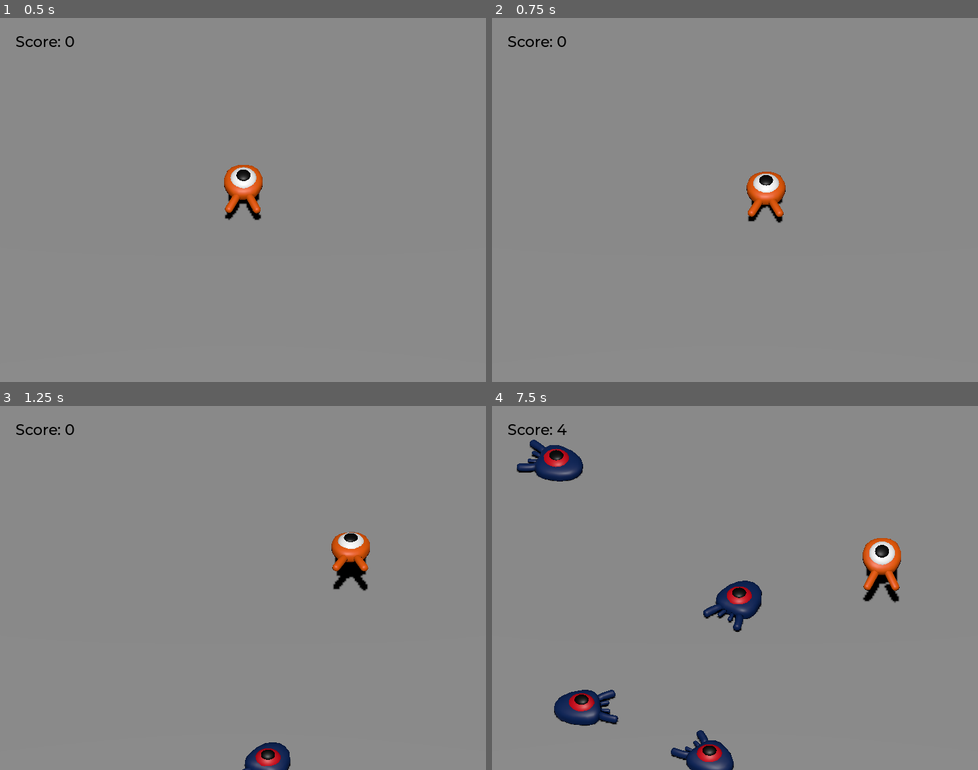
Above: before the commit, frames 1-4 (two rows, left to right).
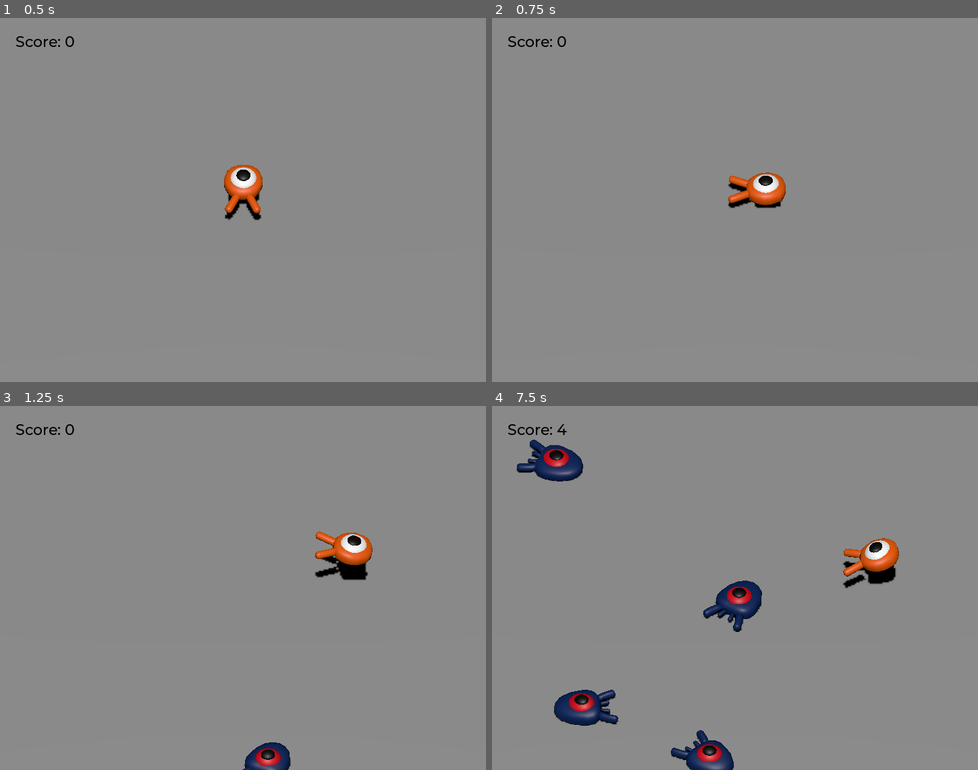
Above: after the commit, the same moments.

Repository: nhne/godot-sample
Game: Godot game, scene res://main.tscn
The game is run twice, just before and just after one commit, with the same random seed, the same clock (stepped at 60 frames per second) and the same inputs.
Inputs:
- Up to frame 1 (0.5 s): no input
- Up to frame 2 (0.75 s): tap Enter (ui_accept) at 0.5 s; hold D (move_right) from 0.53 s (still down)
- Up to frame 3 (1.25 s): keep holding D (move_right); tap Space (jump) at 0.77 s
- Up to frame 4 (7.5 s): release D (move_right) at 1.28 s; hold S (move_back) 1.28-2.03 s; tap Space (jump) at 1.52, 3.02, 3.77, 4.52, 6.02, 6.77 s; hold D (move_right) 2.03-2.78 s; hold W (move_forward) 2.78-3.53 s; hold A (move_left) 3.53-5.03 s; hold S (move_back) 5.03-5.78 s; hold D (move_right) 5.78-6.53 s; hold W (move_forward) 6.53-7.28 s; hold D (move_right) from 7.28 s (still down)

Frame 1 is identical in both runs. In frame 2, 0.6% of the frame differs, in the area x 48-61%, y 42-57%; in frame 3, 0.9%; in frame 4, 1.2%, in the area x 72-85%, y 36-55%.

Commit message:
Fix blurring

Diff:
--- a/player.gd
+++ b/player.gd
@@ -37,12 +37,12 @@
 	if direction:
 		velocity.x = direction.x * SPEED
 		velocity.z = direction.z * SPEED
-		# $Pivot.rotation.y < direction.angle_to(Vector3.UP)
 		var simliarity = direction.dot(pivot_direction)
-		if simliarity < 0.99:
-			if direction.cross(pivot_direction).y > 0:
-				rotate_speed *= -1
-			pivot_direction = pivot_direction.rotated(Vector3.UP, rotate_speed * delta)
+		if simliarity < 0.999:
+			var speed = rotate_speed
+			if direction.cross(pivot_direction).y >= 0:
+				speed *= -1
+			pivot_direction = pivot_direction.rotated(Vector3.UP, speed * delta)
 		else:
 			pivot_direction = direction
 		$Pivot.look_at(position + pivot_direction, Vector3.UP)
